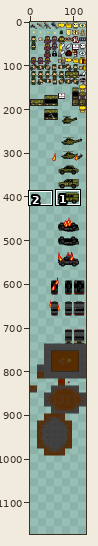
Two states of a sprite sheet, Assets/weapons.png. The first picture is a wide view before the edit; the outline marks the close-up.
Close-up. Earlier state:
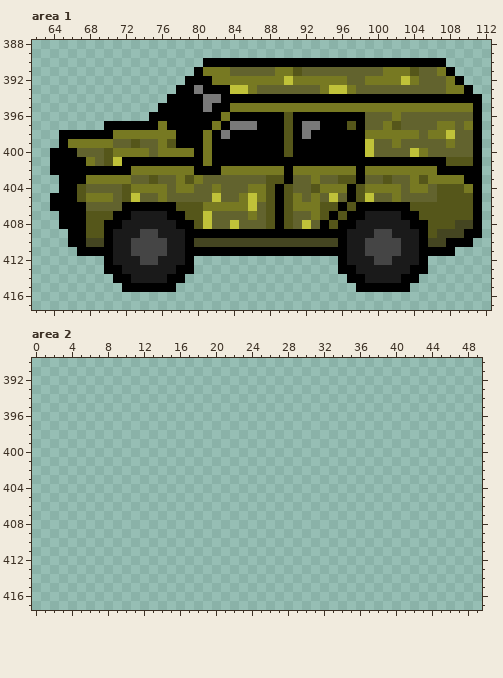
The file is 128x1312 pixels. Colours within 5 levels of each other are drawn and written as one. Shown: area 1: x 62..112, y 388..417; area 2: x 0..49, y 390..417. The old version is drawn lined up with the new one, on the new canvas. The wide view leaves out empty margins. The commit also changed other parts of the picture, which this record leaves out.
Now the later version:
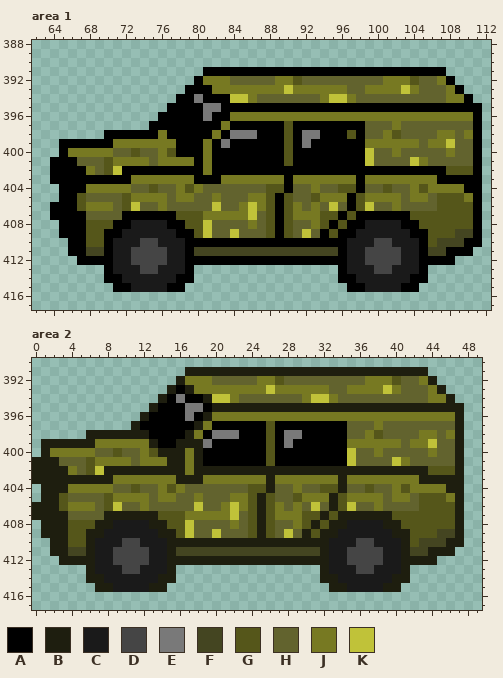
Palette (. is transparent): A #000000  B #1e1e0f  C #1a1a1a  D #454545  E #797979  F #444521  G #55561a  H #62632e  J #777922  K #c0c239
The edit:
canvas 128x1312 -> 128x2336
--- area 1
@@ x 62..112 @@
 389 ...................................................
-390 ...................AAAAAAAAAAAAAAAAAAAAAAAAAAA.....
-391 ..................AJJJHHHHHJJGHHHHHHHHHJJJGHHJA....
-392 .................AAAJJJJJJJJKJJJJJJHHJJJJKJHHHJA...
-393 ................AAEAAAKKJHHHHHHHJKKJHHHHHHHHHHJJA..
-394 ...............AAAAEEAAAAAAAAAAAAAAAAAAAAAAAAAAAAA.
-395 ..............AAAAAEAAJJJJJJJJJJJJJJJJJJJJJJJJJJJA.
-396 .............AAAAAAAAJAAAAAAGAAAAAAAAHHHJHHHHHHHHA.
-397 ........AAAAAAJAAAAAJAEEEAAAGAEEAAAGAHHJGHHHHJJHJA.
-398 ...AAAAAAJJJJJJJAAAJAEAAAAAAGAEAAAAAAJJJJJJHJJKHHA.
-399 ...AJJJJJHHGHHJGAAAJAAAAAAAAGAAAAAAAAKHHJHHHHHJHHA.
-400 ..AAAHHHGJJJJHJJJJAJAAAAAAAAGAAAAAAAAKHHHHKJHHHHHA.
-401 ..AAAAJHGKAAAAAAAAAJAAAAAAAAAAAAAAAAAAAAAAAAAAGGGA.
-402 ..AAAAAAAAAJJJJJJJAAAJJJJJJJAJJJJJJJAJJJJJJJJAAAAA.
-403 ...AAAJJJJJHHGHHJGJHHHHHHHGGAHHJHHGGAHHGHHJGJJJJAA.
-404 ...AAGHHHHGJJJJHJJHHJHHHJJGAGHHGJJJAGJJJJHJJHGGGJA.
-405 ..AAAGJJJHGKHHJHHHHHKHHJKJGAGJHJHKHAGKHHJHHHHGGGGA.
-406 ..AAAAHHHHAAAAAAGGGJJJJJKHGAGJJJGGAGAAAAAAGGGGGGGA.
-407 ...AAAGGGAACCCCAAGGKHHHHJHGAGHHJGAGAACCCCAAGGGGGGA.
-408 ...AAAGGAACCCCCCAAGKHHKHHHGAGHKHAGAACCCCCCAAGGGFFA.
-409 ....AAGGACCCDDCCCAAAAAAAAAAAAAAAAAACCCDDCCCAGFFFAA.
-410 ....AAFFACCDDDDCCAFFFFFFFFFFFFFFFFACCDDDDCCAFFAAA..
-411 .....AAAACCDDDDCCAAAAAAAAAAAAAAAAAACCDDDDCCAAAA....
-412 ........ACCCDDCCCA................ACCCDDCCCA.......
-413 ........AACCCCCCAA................AACCCCCCAA.......
-414 .........AACCCCAA..................AACCCCAA........
-415 ..........AAAAAA....................AAAAAA.........
+390 ...................................................
+391 ...................AAAAAAAAAAAAAAAAAAAAAAAAAAA.....
+392 ..................AJJJHHHHHJJGHHHHHHHHHJJJGHHJA....
+393 .................AAAJJJJJJJJKJJJJJJHHJJJJKJHHHJA...
+394 ................AAEAAAKKJHHHHHHHJKKJHHHHHHHHHHJJA..
+395 ...............AAAAEEAAAAAAAAAAAAAAAAAAAAAAAAAAAAA.
+396 ..............AAAAAEAAJJJJJJJJJJJJJJJJJJJJJJJJJJJA.
+397 .............AAAAAAAAJAAAAAAGAAAAAAAAHHHJHHHHHHHHA.
+398 ........AAAAAAJAAAAAJAEEEAAAGAEEAAAGAHHJGHHHHJJHJA.
+399 ...AAAAAAJJJJJJJAAAJAEAAAAAAGAEAAAAAAJJJJJJHJJKHHA.
+400 ...AJJJJJHHGHHJGAAAJAAAAAAAAGAAAAAAAAKHHJHHHHHJHHA.
+401 ..AAAHHHGJJJJHJJJJAJAAAAAAAAGAAAAAAAAKHHHHKJHHHHHA.
+402 ..AAAAJHGKAAAAAAAAAJAAAAAAAAAAAAAAAAAAAAAAAAAAGGGA.
+403 ..AAAAAAAAAJJJJJJJAAAJJJJJJJAJJJJJJJAJJJJJJJJAAAAA.
+404 ...AAAJJJJJHHGHHJGJHHHHHHHGGAHHJHHGGAHHGHHJGJJJJAA.
+405 ...AAGHHHHGJJJJHJJHHJHHHJJGAGHHGJJJAGJJJJHJJHGGGJA.
+406 ..AAAGJJJHGKHHJHHHHHKHHJKJGAGJHJHKHAGKHHJHHHHGGGGA.
+407 ..AAAAHHHHAAAAAAGGGJJJJJKHGAGJJJGGAGAAAAAAGGGGGGGA.
+408 ...AAAGGGAACCCCAAGGKHHHHJHGAGHHJGAGAACCCCAAGGGGGGA.
+409 ...AAAGGAACCCCCCAAGKHHKHHHGAGHKHAGAACCCCCCAAGGGFFA.
+410 ....AAGGACCCDDCCCAAAAAAAAAAAAAAAAAACCCDDCCCAGFFFAA.
+411 ....AAFFACCDDDDCCAFFFFFFFFFFFFFFFFACCDDDDCCAFFAAA..
+412 .....AAAACCDDDDCCAAAAAAAAAAAAAAAAAACCDDDDCCAAAA....
+413 ........ACCCDDCCCA................ACCCDDCCCA.......
+414 ........AACCCCCCAA................AACCCCCCAA.......
+415 .........AACCCCAA..................AACCCCAA........
 416 ...................................................
--- area 2
@@ x 0..49 @@
 390 ..................................................
-391 ..................................................
-392 ..................................................
-393 ..................................................
-394 ..................................................
-395 ..................................................
-396 ..................................................
-397 ..................................................
-398 ..................................................
-399 ..................................................
-400 ..................................................
-401 ..................................................
-402 ..................................................
-403 ..................................................
-404 ..................................................
-405 ..................................................
-406 ..................................................
-407 ..................................................
-408 ..................................................
-409 ..................................................
-410 ..................................................
-411 ..................................................
-412 ..................................................
-413 ..................................................
-414 ..................................................
-415 ..................................................
+391 .................BBBBBBBBBBBBBBBBBBBBBBBBBBB......
+392 ................BJJJHHHHHJJGHHHHHHHHHJJJGHHJB.....
+393 ...............BABJJJJJJJJKJJJJJJHHJJJJKJHHHJB....
+394 ..............BAEAABKKJHHHHHHHJKKJHHHHHHHHHHJJB...
+395 .............BAAAEEABBBBBBBBBBBBBBBBBBBBBBBBBBBB..
+396 ............BAAAAEABJJJJJJJJJJJJJJJJJJJJJJJJJJJB..
+397 ...........BAAAAAABJAAAAAAGAAAAAAAAHHHJHHHHHHHHB..
+398 ......BBBBBBBAAAABJAEEEAAAGAEEAAAAAHHJGHHHHJJHJB..
+399 .BBBBBBJJJJJJBAABBBEAAAAAAGAEAAAAAAJJJJJJHJJKHHB..
+400 .BJJJJJHHGHHJGBBBJBAAAAAAAGAAAAAAAAKHHJHHHHHJHHB..
+401 BBBHHHGJJJJHJJJBBJBAAAAAAAGAAAAAAAAKHHHHKJHHHHHB..
+402 BBBBJHGKBBBBBBBBBJBBBBBBBBBBBBBBBBBBBBBBBBBBGGGB..
+403 BBBBBBBBBJJJJJJJBBBJJJJJJJBJJJJJJJBJJJJJJJJBBBBB..
+404 .BBBJJJJJHHGHHJGJHHHHHHHGGBHHJHHGGBHHGHHJGJJJJBB..
+405 .BBGHHHHGJJJJHJJHHJHHHJJGBGHHGJJJBGJJJJHJJHGGGJB..
+406 BBBGJJJHGKHHJHHHHHKHHJKJGBGJHJHKHBGKHHJHHHHGGGGB..
+407 BBBBHHHHBBBBBBGGGJJJJJKHGBGJJJGGBGBBBBBBGGGGGGGB..
+408 .BBBGGGBBCCCCBBGGKHHHHJHGBGHHJGBGBBCCCCBBGGGGGGB..
+409 .BBBGGBBCCCCCCBBGKHHKHHHGBGHKHBGBBCCCCCCBBGGGFFB..
+410 ..BBGGBCCCDDCCCBBBBBBBBBBBBBBBBBBCCCDDCCCBGFFFBB..
+411 ..BBFFBCCDDDDCCBFFFFFFFFFFFFFFFFBCCDDDDCCBFFBBB...
+412 ...BBBBCCDDDDCCBBBBBBBBBBBBBBBBBBCCDDDDCCBBBB.....
+413 ......BCCCDDCCCB................BCCCDDCCCB........
+414 ......BBCCCCCCBB................BBCCCCCCBB........
+415 .......BBCCCCBB..................BBCCCCBB.........
 416 ..................................................
Pixel boxes of the changes (left, top, right, bottom) in both close-ups:
changed: (50, 58, 482, 292)
added: (32, 367, 464, 592)
